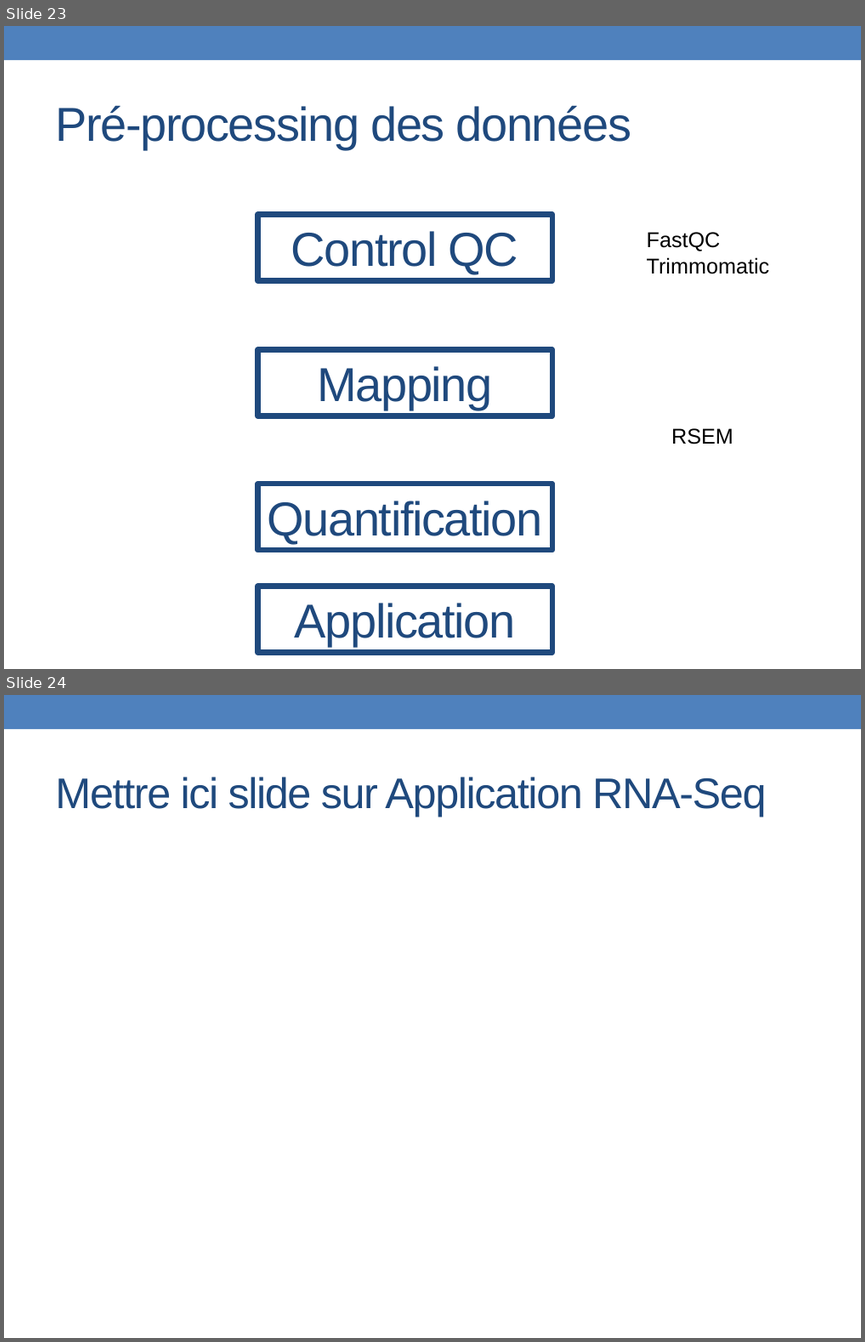
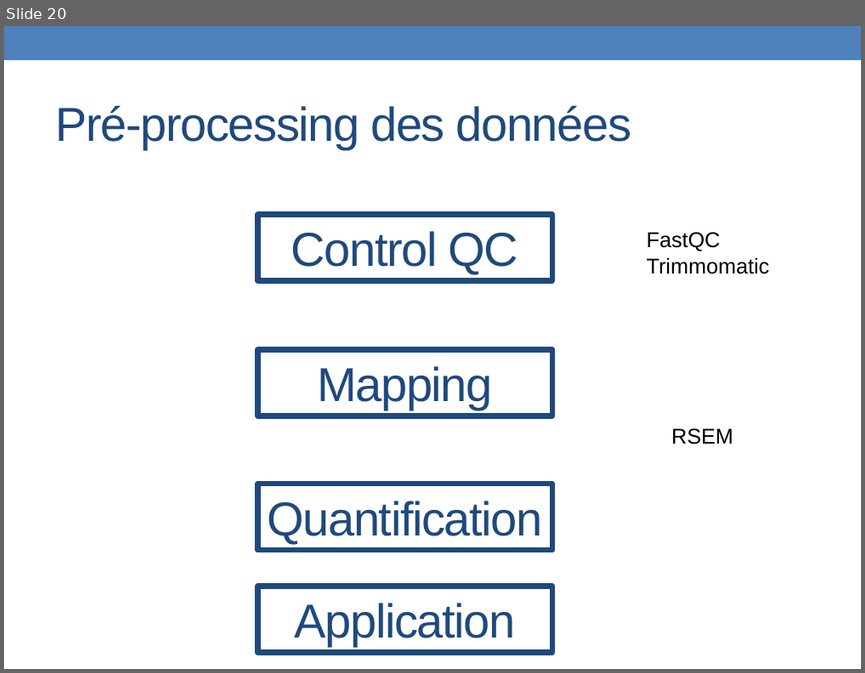
Before and after one commit to PF-BB/CentraleSupelec-R-genomics, a slide deck: docs/source/TP2/TP2_2061124.pptx. Shown one above the other, each under a label of ours: slides 23 and 24 before the commit, slide 20 after it. The pictures are 865x1342 and 865x673 pixels, drawn with LibreOffice and Linux fonts; fonts in the diff are those of the drawing. Boxes give left, top, right and bottom in pixels: in the first picture for what was removed or moved away, otherwise in the second. Text is boxed around its words. In the diff, an @@ line names an element or a change of style, - is before the commit and + after.

```diff
--- a/docs/source/TP2/TP2_2061124.pptx
+++ b/docs/source/TP2/TP2_2061124.pptx
@@ slide 24 removed at box(4, 695, 861, 1338), background #FFFFFF; not listed: 1 template element that a slide beside it also shows @@
@@ title removed at box(55, 777, 766, 817) @@
-Mettre ici slide sur Application RNA-Seq
@@ what was slide 23 is now slide 20 @@
```
Also in this commit, not shown: 1 slide changed, 1 slide added, 3 other slides removed, 11 other files.
